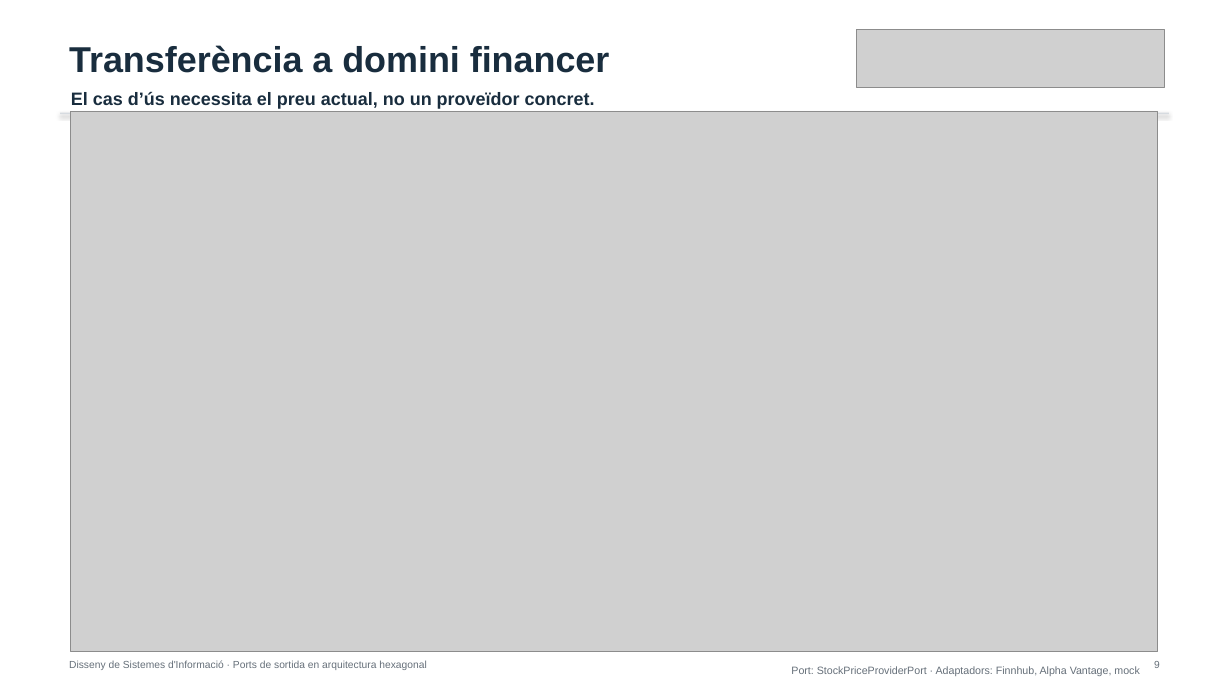
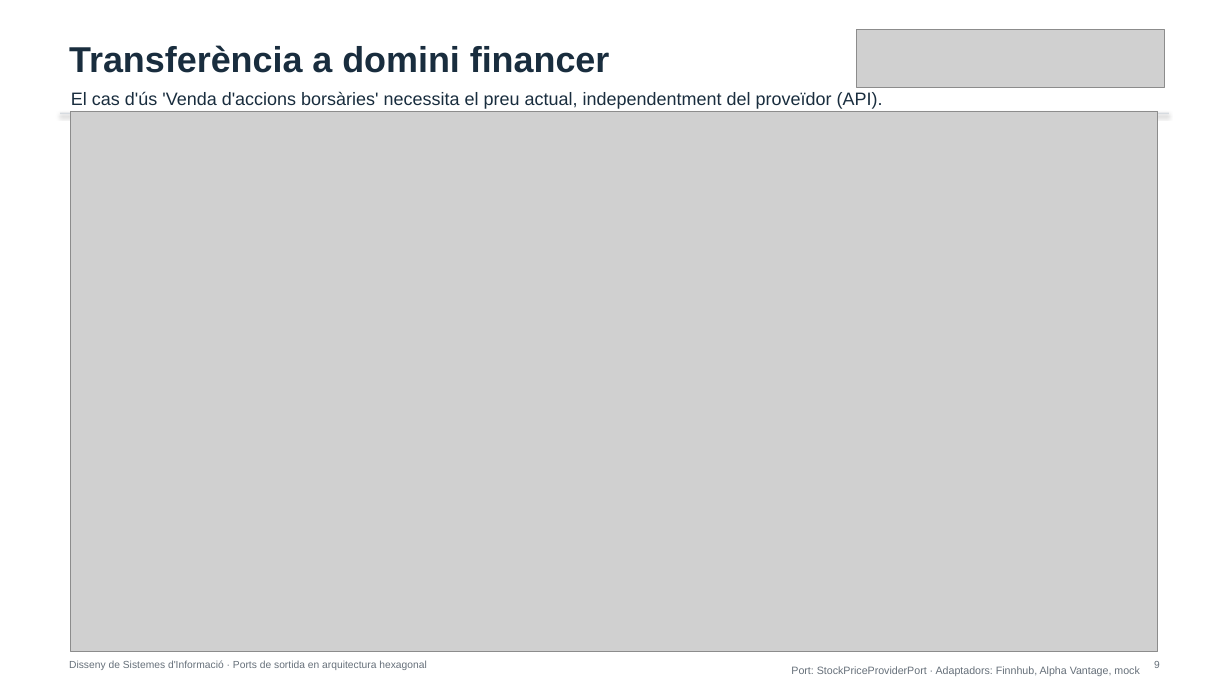
Before and after one commit to alfredorueda/HexaStock, a slide deck: slide 9 of doc/presentations/defensa-placa-permanent-dsi-ports-sortida-hexagonal/output/IMPORTANTE_MANUAL_defensa-dsi-ports-sortida-hexagonal.pptx. Drawn at 1232x693 pixels with LibreOffice and Linux fonts; fonts in the diff are those of the drawing; grey boxes stand for pictures. Boxes give left, top, right and bottom in pixels: in the first picture for what was removed or moved away, otherwise in the second. Text is boxed around its words. In the diff, an @@ line names an element or a change of style, - is before the commit and + after.

```diff
--- a/doc/presentations/defensa-placa-permanent-dsi-ports-sortida-hexagonal/output/IMPORTANTE_MANUAL_defensa-dsi-ports-sortida-hexagonal.pptx
+++ b/doc/presentations/defensa-placa-permanent-dsi-ports-sortida-hexagonal/output/IMPORTANTE_MANUAL_defensa-dsi-ports-sortida-hexagonal.pptx
@@ text at [71,91,883,109]: text changed; bold off @@
-El cas d’ús necessita el preu actual, no un proveïdor concret.
+El cas d'ús 'Venda d'accions borsàries' necessita el preu actual, independentment del proveïdor (API).
```
Also in this commit, not shown: 1 other slide changed, 1 other file.
